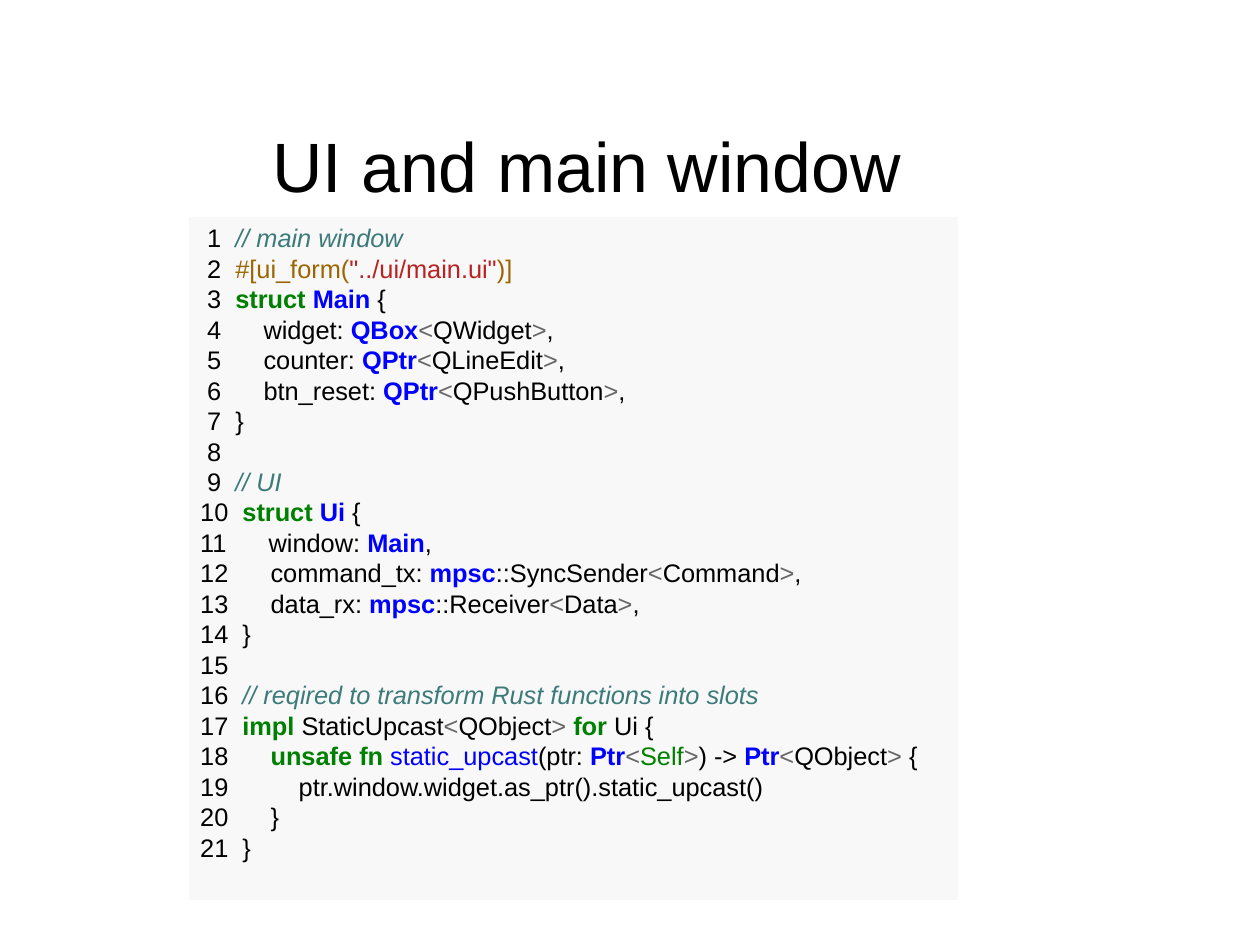
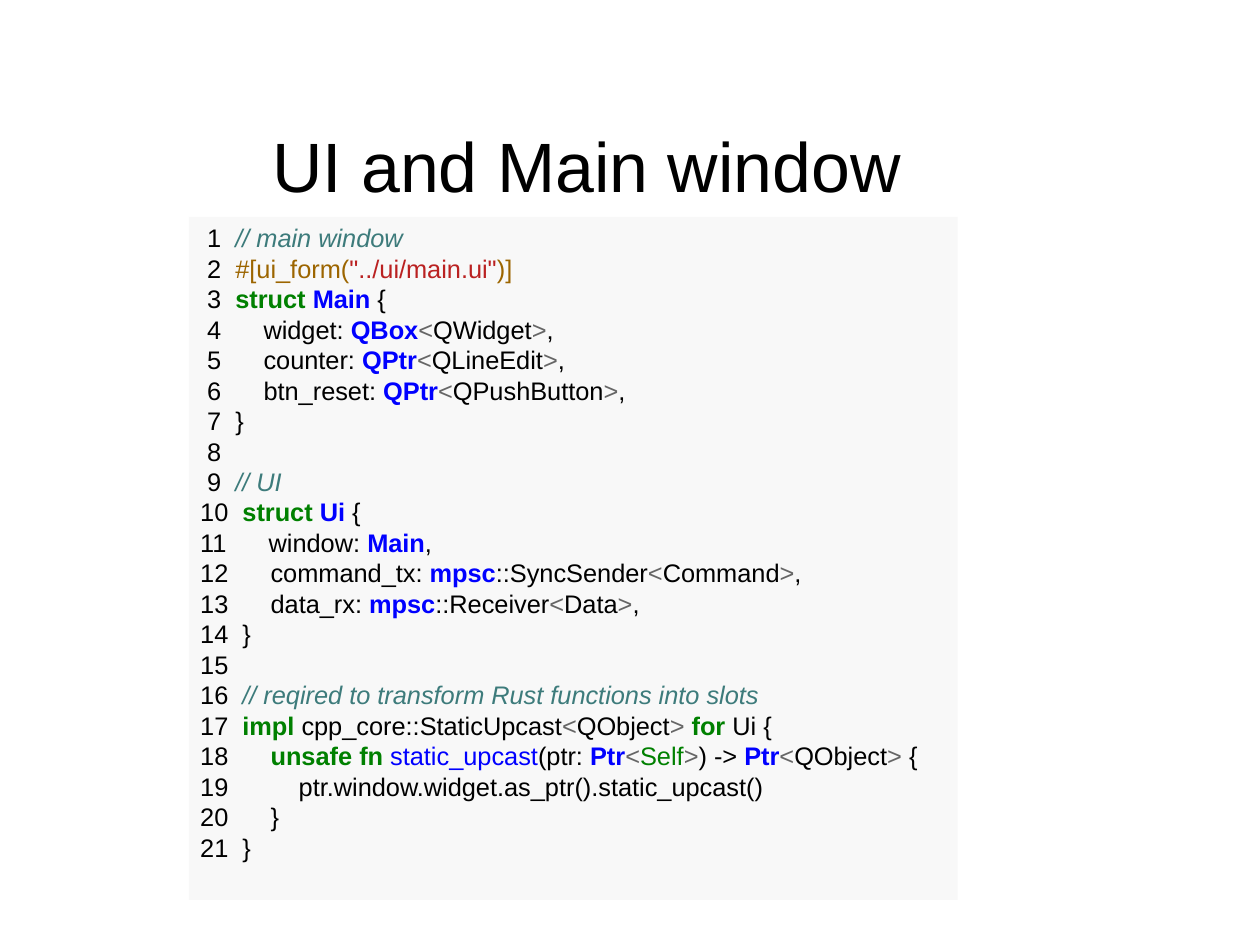
Before and after one commit to divi255/qtx, a slide deck: slide 10 of pres.odp. Drawn at 1260x945 pixels with LibreOffice and Linux fonts; fonts in the diff are those of the drawing; background and template pictures are left out. Boxes give left, top, right and bottom in pixels: in the first picture for what was removed or moved away, otherwise in the second. Text is boxed around its words. In the diff, an @@ line names an element or a change of style, - is before the commit and + after.

```diff
--- a/pres.odp
+++ b/pres.odp
@@ text at [272,141,901,193]: text changed @@
-UI and main window
+UI and Main window
@@ text in rectangle at [200,716,756,740]: text changed @@
-17 impl StaticUpcast<QObject> for Ui {
+17 impl cpp_core::StaticUpcast<QObject> for Ui {
```
Also in this commit, not shown: 4 other slides changed.
